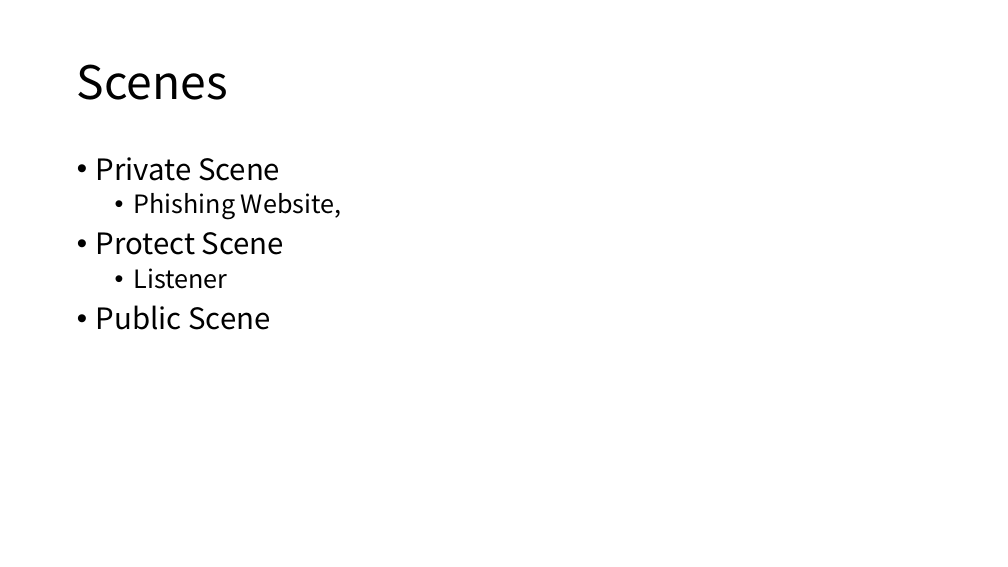
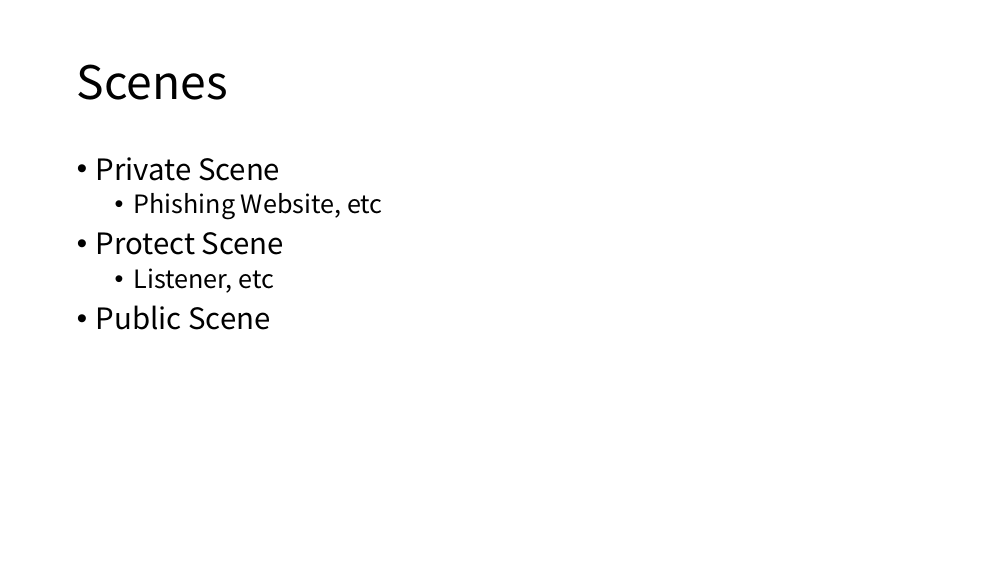
Before and after one commit to 3056779688/2-factor-presentation, a slide deck: slide 3 of 0719/Bxy.pptx. Drawn at 1008x567 pixels with LibreOffice and Linux fonts; fonts in the diff are those of the drawing. Boxes give left, top, right and bottom in pixels: in the first picture for what was removed or moved away, otherwise in the second. Text is boxed around its words. In the diff, an @@ line names an element or a change of style, - is before the commit and + after.

```diff
--- a/0719/Bxy.pptx
+++ b/0719/Bxy.pptx
@@ text at [134,193,383,220]: text changed @@
-  • Phishing Website,
+  • Phishing Website, etc
@@ text at [134,268,275,293]: text changed @@
-  • Listener
+  • Listener, etc
```
Also in this commit, not shown: 2 other slides changed, 2 slides added, 1 slide removed, 8 other files.
